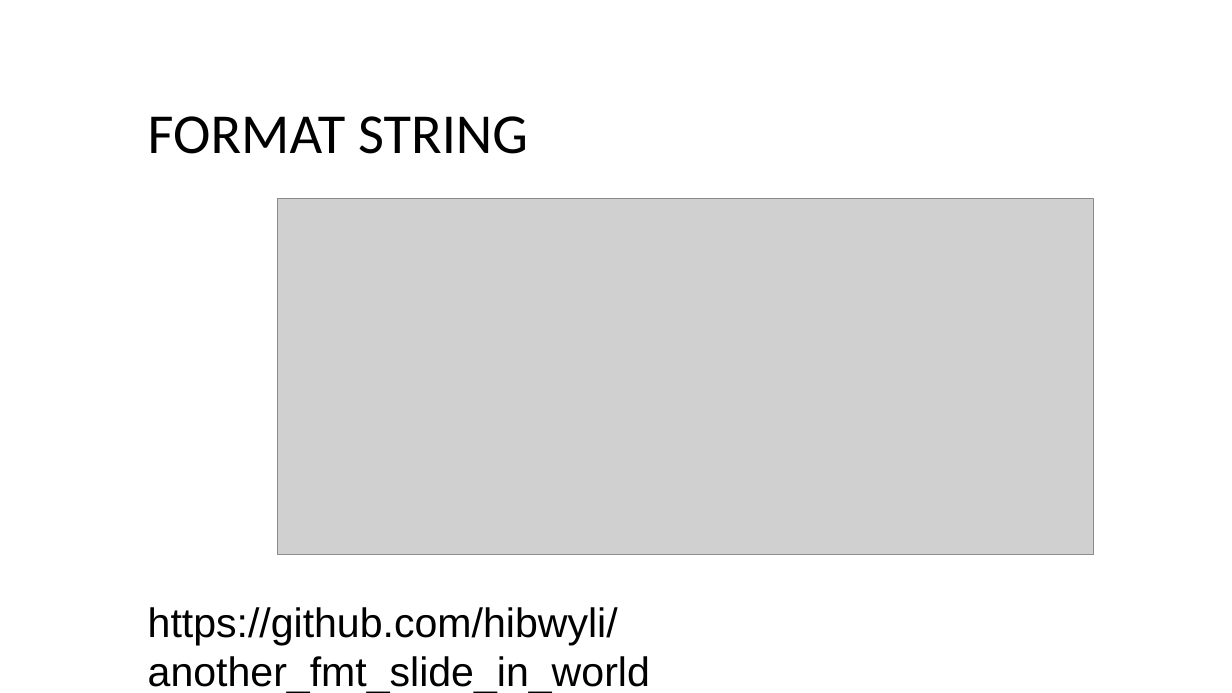
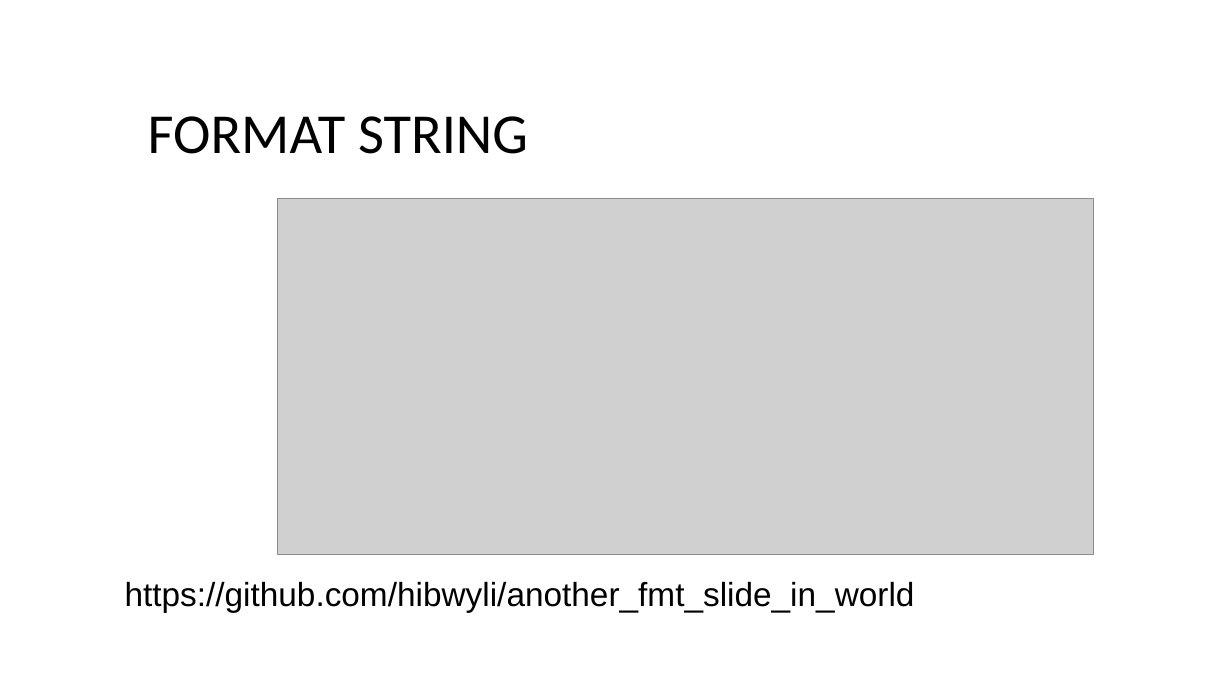
Before and after one commit to hibwyli/another_fmt_slide_in_world, a slide deck: slide 1 of slide.pptx. Drawn at 1232x693 pixels with LibreOffice and Linux fonts; fonts in the diff are those of the drawing; grey boxes stand for pictures. Boxes give left, top, right and bottom in pixels: in the first picture for what was removed or moved away, otherwise in the second. Text is boxed around its words. In the diff, an @@ line names an element or a change of style, - is before the commit and + after.

```diff
--- a/slide.pptx
+++ b/slide.pptx
@@ text "https://github.com/hibwyli/another_fmt_slide_in_world": place and size @@
-text "https://github.com/hibwyli/another_fmt_slide_in_world" at (148, 607, 650, 693)
+text "https://github.com/hibwyli/another_fmt_slide_in_world" at (125, 581, 915, 613)
@@ text "https://github.com/hibwyli/another_fmt_slide_in_world" at (125, 581, 915, 613): size 32 to 26 pt @@
```
Also in this commit, not shown: 1 other file.
